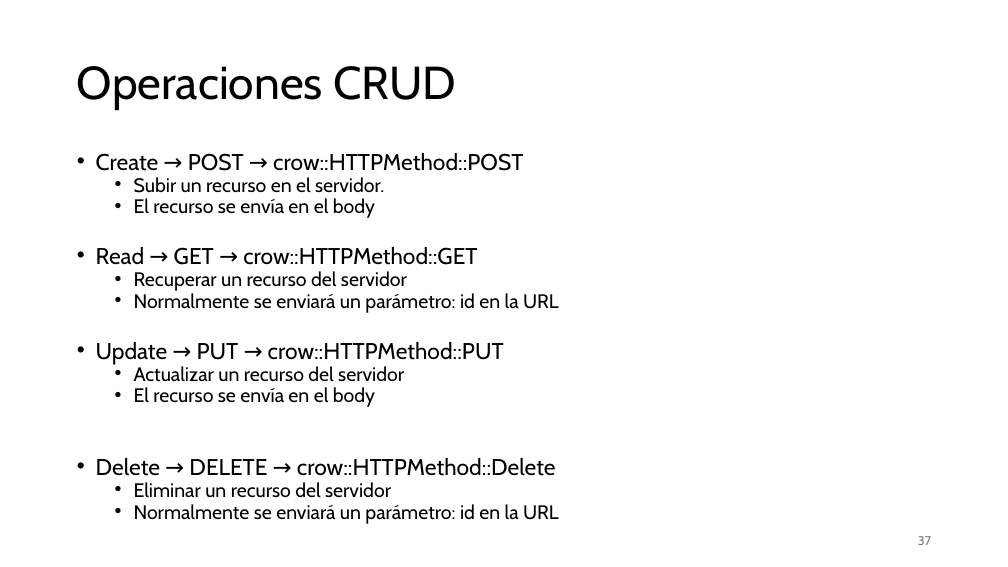
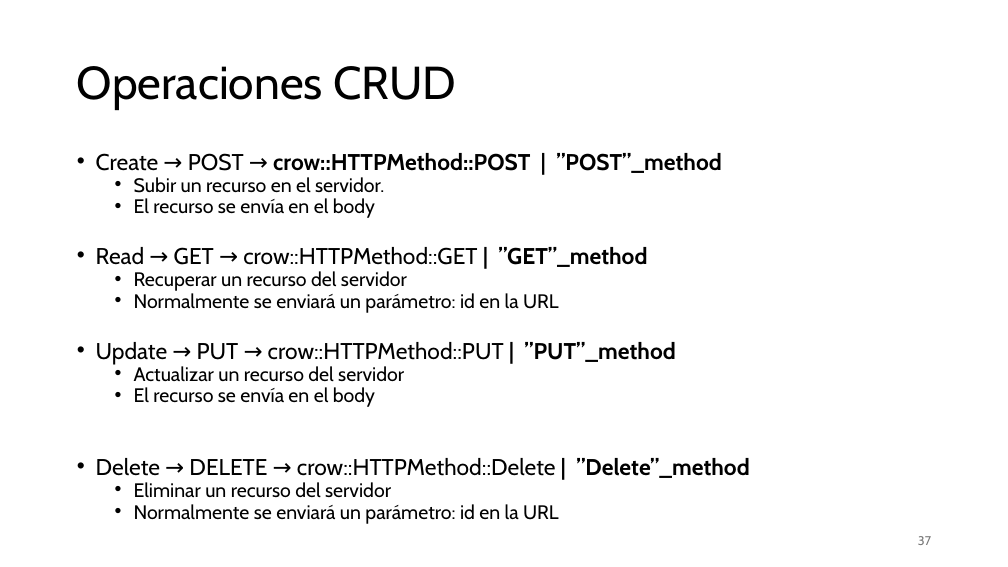
Before and after one commit to aldebarran22/CURSO_CPP_SERVICIOS_30H, a slide deck: slide 37 of doc/2_Creacion_API_RESTfull_C++.pptx. Drawn at 1008x567 pixels with LibreOffice and Linux fonts; fonts in the diff are those of the drawing. Boxes give left, top, right and bottom in pixels: in the first picture for what was removed or moved away, otherwise in the second. Text is boxed around its words. In the diff, an @@ line names an element or a change of style, - is before the commit and + after.

```diff
--- a/doc/2_Creacion_API_RESTfull_C++.pptx
+++ b/doc/2_Creacion_API_RESTfull_C++.pptx
@@ text at (x1=96, y1=153, x2=722, y2=173): text changed; bold on @@
-• Create → POST → crow::HTTPMethod::POST
+• Create → POST → crow::HTTPMethod::POST | ”POST”_method
@@ text at (x1=96, y1=247, x2=647, y2=267): text changed @@
-• Read → GET → crow::HTTPMethod::GET
+• Read → GET → crow::HTTPMethod::GET | ”GET”_method
@@ text at (x1=96, y1=342, x2=675, y2=365): text changed @@
-• Update → PUT → crow::HTTPMethod::PUT
+• Update → PUT → crow::HTTPMethod::PUT | ”PUT”_method
@@ text at (x1=96, y1=458, x2=749, y2=478): text changed @@
-• Delete → DELETE → crow::HTTPMethod::Delete
+• Delete → DELETE → crow::HTTPMethod::Delete | ”Delete”_method
```
Also in this commit, not shown: 3 other slides changed, 3 other files.
